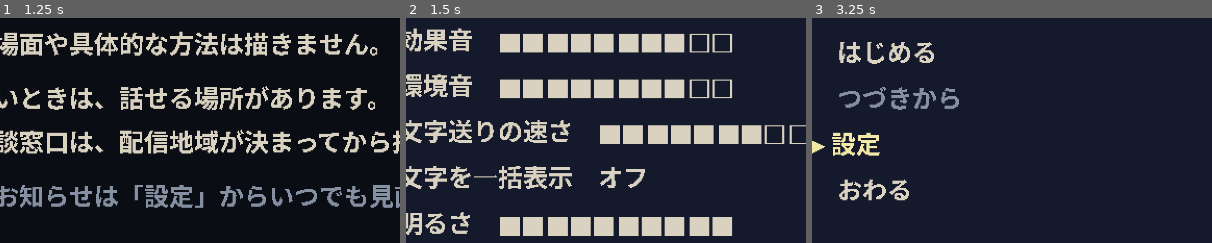
Above: before the commit, frames 1-3 (left to right).
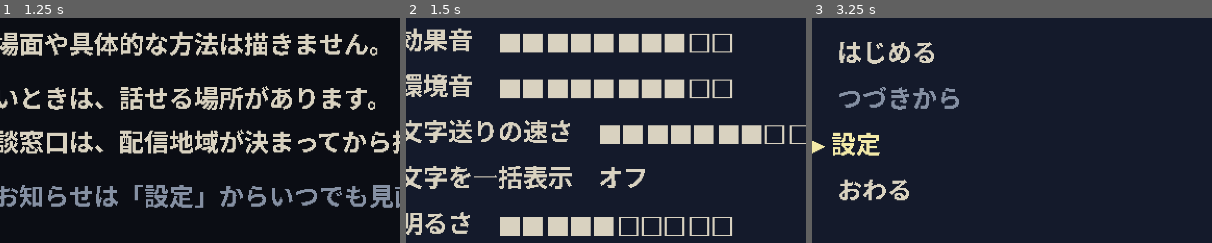
Above: after the commit, the same moments.

Repository: kijima-masaru/Ano-natsu-no-hyaku-ki-yak-
Game: Godot game, scene res://scenes/ui/title.tscn
Same seed, same stepped clock (60 frames per second), same inputs: the game is played once before the commit and once after it.
Inputs (mouse positions are % of the whole screen's width and height, from its top left):
- Up to frame 1 (1.25 s): tap Enter (ui_accept) at 0.5, 0.77 s; move the mouse to (72, 45) at 0.52 s; hold D (move_right) from 0.53 s (still down); hold F (flashlight) from 0.53 s (still down); click (72, 45) at 0.67 s
- Up to frame 2 (1.5 s): tap Enter (ui_accept) at 1.25 s; move the mouse to (30, 55) at 1.27 s; release D (move_right) at 1.28 s; release F (flashlight) at 1.28 s; hold S (move_down) from 1.28 s (still down); tap Z (interact) at 1.35 s
- Up to frame 3 (3.25 s): tap Enter (ui_accept) at 1.52, 2, 2.75, 3.02 s; move the mouse to (60, 28) at 2.02 s; release S (move_down) at 2.03 s; hold D (move_right) 2.03-2.78 s; hold N (open_notebook) 2.03-2.78 s; move the mouse to (45, 70) at 2.77 s; hold W (move_up) from 2.78 s (still down); tap Shift (sneak) at 2.85 s; click (45, 70) at 2.92 s
The pictures show only the part of the screen within x 13-63%, y 39-89%; the shares and areas given below are measured in that part.

Frame 1 is identical in both runs. In frame 2, 1.5% of the frame differs, in the area x 53-81%, y 88-97%; in frame 3, nothing differs.

Commit message:
balance(lighting): 明るさ設定の既定を 0.5 にする
Lighting.BRIGHTNESS_DEFAULT（0.5 を既定の見え方とする）に対し、設定の既定が 1.0 で、
夜と屋内の暗さの半分が常に打ち消されていた。屋内 1F の色調は 0.61 → 0.41、夜の屋外も一段暗くなり、
街灯と懐中電灯が際立つ。描画で可読性を確認。

Co-Authored-By: Claude Fable 5.1 <noreply@anthropic.com>
Claude-Session: https://claude.ai/code/session_012m8V77zujmRXRRP5JutGJS

Diff:
--- a/scripts/autoload/save_manager.gd
+++ b/scripts/autoload/save_manager.gd
@@ -13,7 +13,7 @@
 ## 設定の既定値。設定画面と各 autoload はここのキー名を使う
 const DEFAULT_SETTINGS: Dictionary = {
 	"master_volume": 1.0, "bgm_volume": 0.8, "se_volume": 0.8, "ambience_volume": 0.8,
-	"text_speed": 0.7, "instant_text": false, "brightness": 1.0, "debug_overlay": false,
+	"text_speed": 0.7, "instant_text": false, "brightness": 0.5, "debug_overlay": false,
 }
 
 ## システム保存（周回・既読・設定）。スロットとは独立
